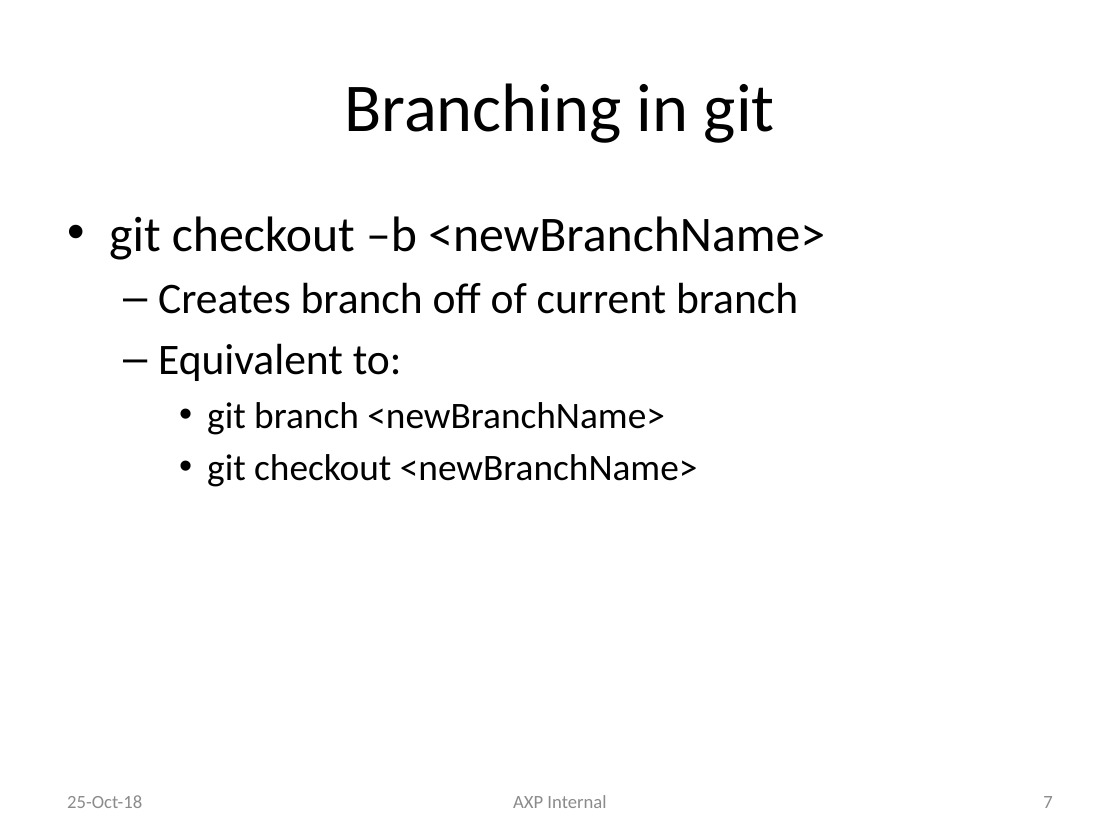
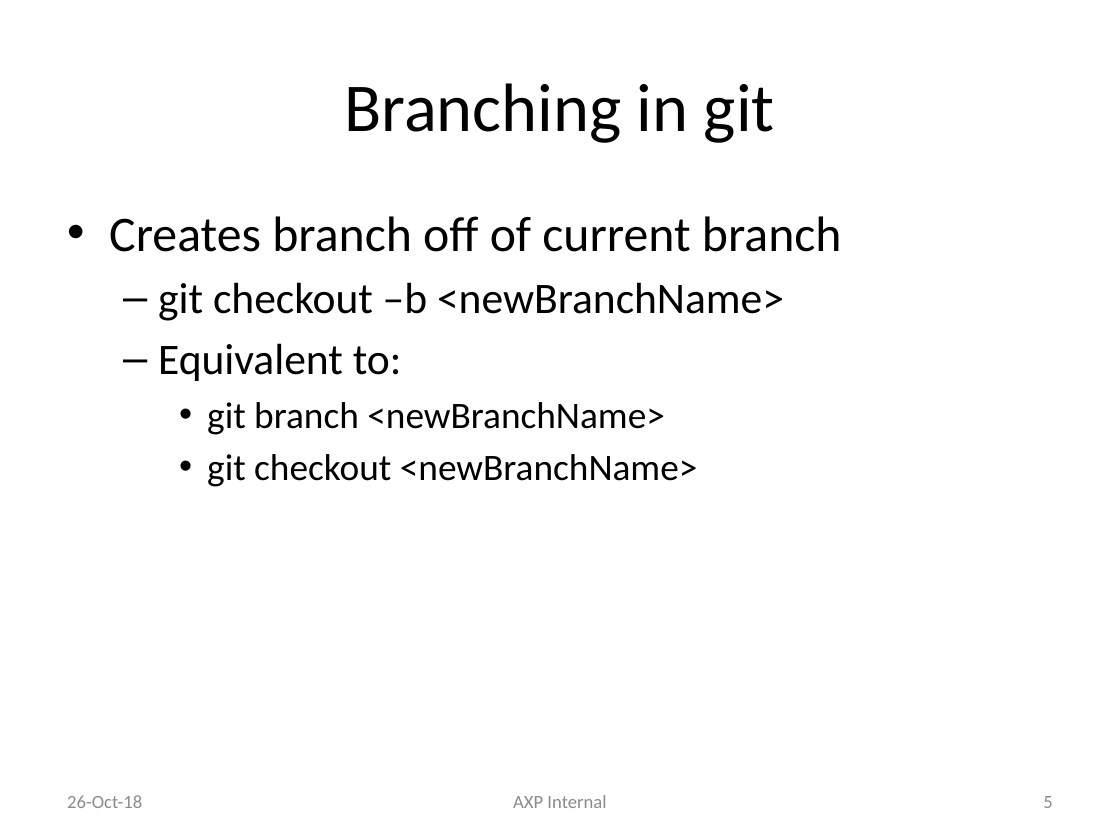
Before and after one commit to liyuan6006/GitStrategies, a slide deck: slide 5 of Branching.pptx (slide 7 before the commit). Drawn at 1120x840 pixels with LibreOffice and Linux fonts; fonts in the diff are those of the drawing. Boxes give left, top, right and bottom in pixels: in the first picture for what was removed or moved away, otherwise in the second. Text is boxed around its words. In the diff, an @@ line names an element or a change of style, - is before the commit and + after.

```diff
--- a/Branching.pptx
+++ b/Branching.pptx
@@ text at (109,216,842,252): paragraph added @@
+• Creates branch off of current branch
@@ text at (158,282,798,314): paragraph removed @@
-  – Creates branch off of current branch
@@ text at (158,282,784,321): size 32 to 28 pt in "git checkout –b <newBranchName>"; bullet • to –; list level 1 to 2 in "git checkout –b <newBranchName>" @@
@@ text at (67,795,142,808): text changed @@
-25-Oct-18
+26-Oct-18
@@ page number at (1043,796,1052,808): text changed @@
-7
+5
```
Also in this commit, not shown: 14 other slides changed, 2 slides added, 8 slides removed.
